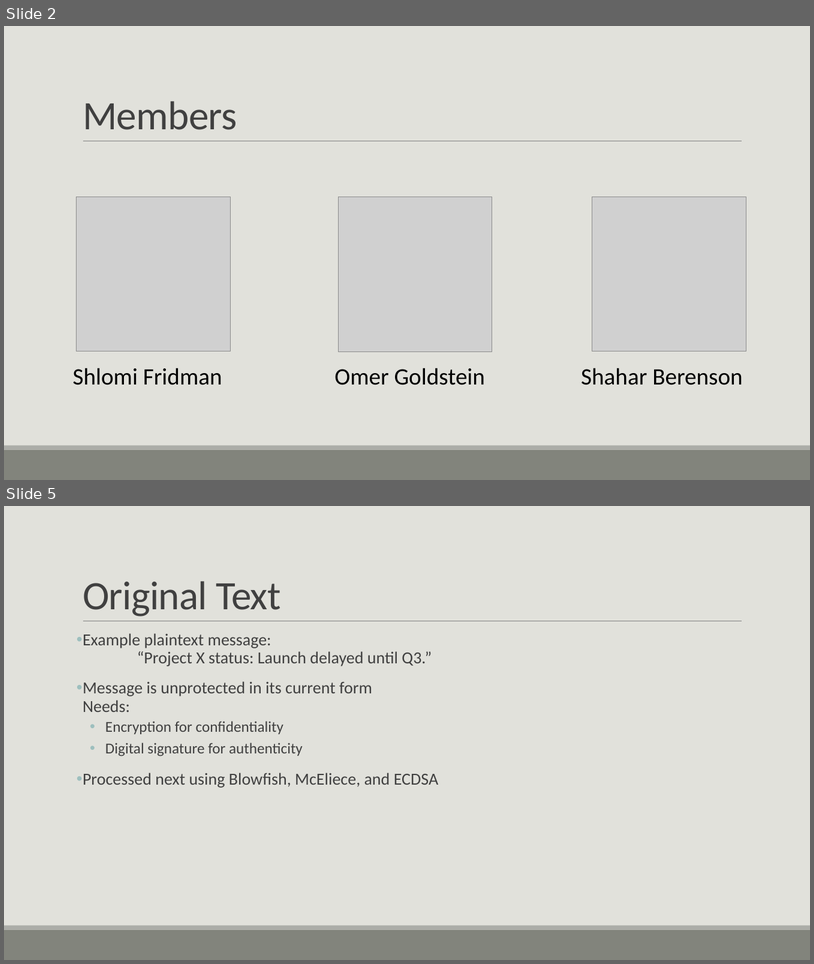
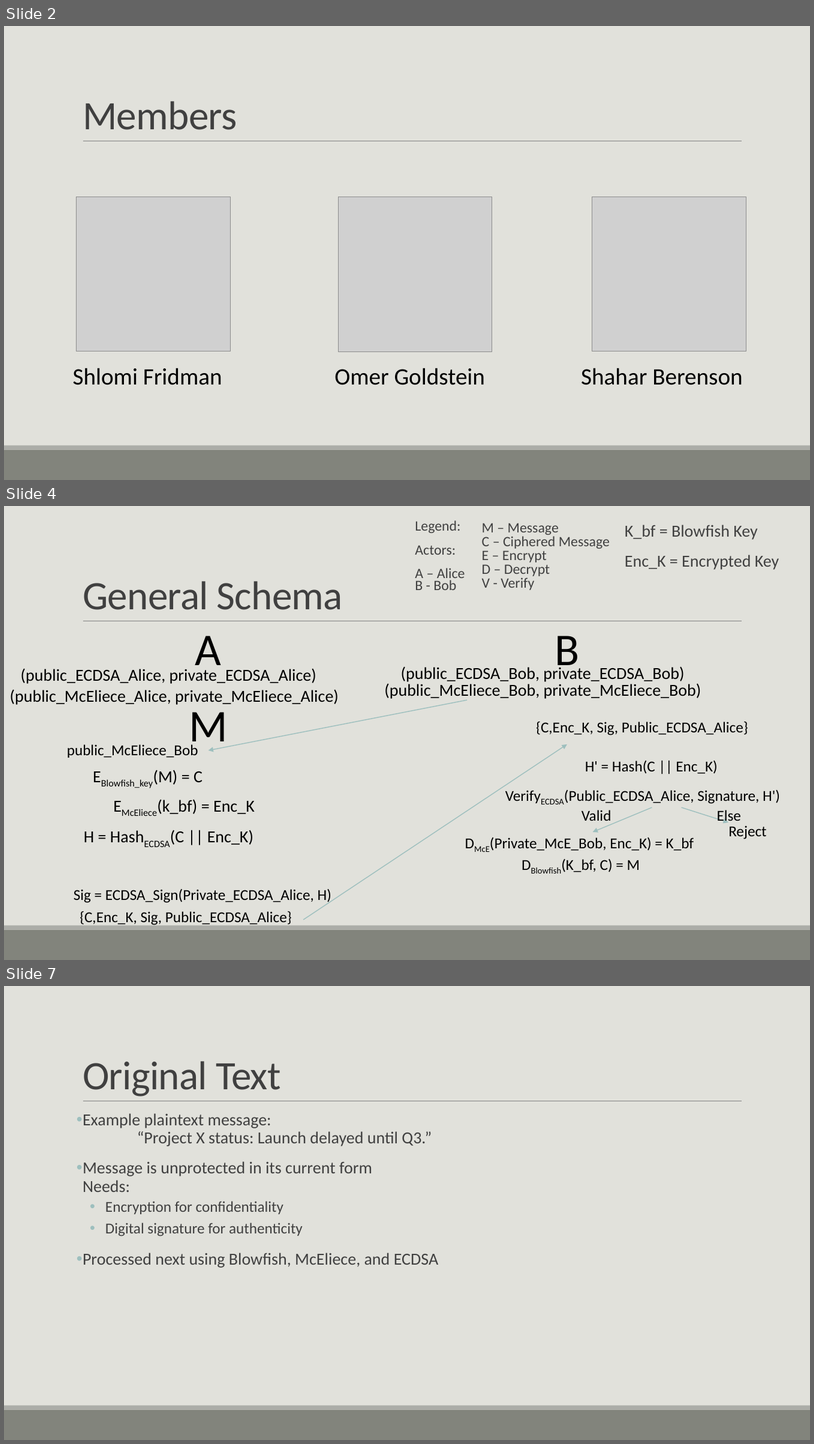
Before and after one commit to ShlomiFridman/CryptoProject2025, a slide deck: Blowfish.pptx. Shown one above the other, each under a label of ours: slides 2 and 5 before the commit, slides 2, 4 and 7 after it; the slides between them are not shown. The pictures are 814x964 and 814x1444 pixels, drawn with LibreOffice and Linux fonts; fonts in the diff are those of the drawing; grey boxes stand for pictures. Boxes give left, top, right and bottom in pixels: in the first picture for what was removed or moved away, otherwise in the second. Text is boxed around its words. In the diff, an @@ line names an element or a change of style, - is before the commit and + after.

```diff
--- a/Blowfish.pptx
+++ b/Blowfish.pptx
@@ slide 4 added at [4,506,810,960], background #E1E1DB; not listed: 3 template elements that a slide beside it also shows @@
@@ text added at [415,520,465,590], 17 pt, text #404040 @@
+  Legend:
+  Actors:
+  A – Alice
+  B - Bob
@@ text added at [482,523,610,590], 17 pt, text #404040 @@
+  M – Message
+  C – Ciphered Message
+  E – Encrypt
+  D – Decrypt
+  V - Verify
@@ text added at [625,525,780,570], 20 pt, text #404040 @@
+  K_bf = Blowfish Key
+  Enc_K = Encrypted Key
@@ title added at [83,581,343,610], 48 pt, text #404040 @@
+General Schema
@@ text added at [195,636,222,675], 54 pt, text #000000 @@
+A
@@ text added at [555,636,579,676], 54 pt, text #000000 @@
+B
@@ text added at [401,666,684,682], 20 pt, text #000000 @@
+(public_ECDSA_Bob, private_ECDSA_Bob)
@@ text added at [21,668,317,684], 20 pt, text #000000 @@
+(public_ECDSA_Alice, private_ECDSA_Alice)
@@ text added at [384,683,702,699], 20 pt, text #000000 @@
+(public_McEliece_Bob, private_McEliece_Bob)
@@ text added at [10,689,339,705], 20 pt, text #000000 @@
+(public_McEliece_Alice, private_McEliece_Alice)
@@ text added at [189,703,228,751], 54 pt, text #000000 @@
+M
@@ arrow added from (467, 700) to (209, 750), #9DBFBE 1 pt @@
@@ text added at [536,721,749,735], 18 pt, text #000000 @@
+{C,Enc_K, Sig, Public_ECDSA_Alice}
@@ text added at [67,744,198,757], 18 pt, text #000000 @@
+public_McEliece_Bob
@@ arrow added from (303, 919) to (567, 744), #9DBFBE 1 pt @@
@@ text added at [101,769,203,788], 20 pt, text #000000 @@
+EBlowfish_key(M) = C
@@ text added at [585,760,717,774], 18 pt, text #000000 @@
+H' = Hash(C || Enc_K)
@@ text added at [564,789,780,804], 18 pt, text #000000 @@
+VerifyECDSA(Public_ECDSA_Alice, Signature, H')
@@ text added at [157,799,255,814], 20 pt, text #000000 @@
+EMcEliece(k_bf) = Enc_K
@@ text added at [582,810,612,825], 18 pt, text #000000 @@
+Valid
@@ arrow added from (653, 807) to (593, 832), #9DBFBE 1 pt @@
@@ arrow added from (682, 807) to (729, 822), #9DBFBE 1 pt @@
@@ text added at [717,810,741,823], 18 pt, text #000000 @@
+Else
@@ text added at [84,829,254,844], 20 pt, text #000000 @@
+H = HashECDSA(C || Enc_K)
@@ text added at [729,825,767,839], 18 pt, text #000000 @@
+Reject
@@ text added at [490,837,694,850], 18 pt, text #000000 @@
+DMcE(Private_McE_Bob, Enc_K) = K_bf
@@ text added at [561,858,641,872], 18 pt, text #000000 @@
+DBlowfish(K_bf, C) = M
@@ text added at [74,888,332,903], 18 pt, text #000000 @@
+Sig = ECDSA_Sign(Private_ECDSA_Alice, H)
@@ text added at [80,911,292,925], 18 pt, text #000000 @@
+{C,Enc_K, Sig, Public_ECDSA_Alice}
@@ what was slide 5 is now slide 7 @@
```
Also in this commit, not shown: 2 slides changed, 1 other slide added, 1 other file.
